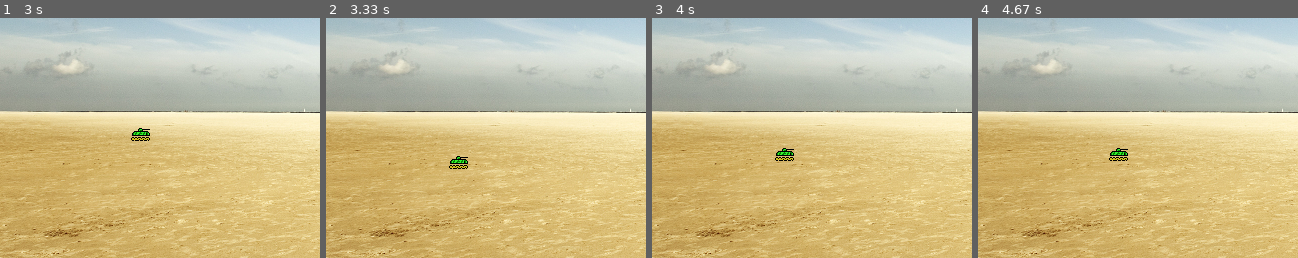
Above: before the commit, frames 1-4 (left to right).
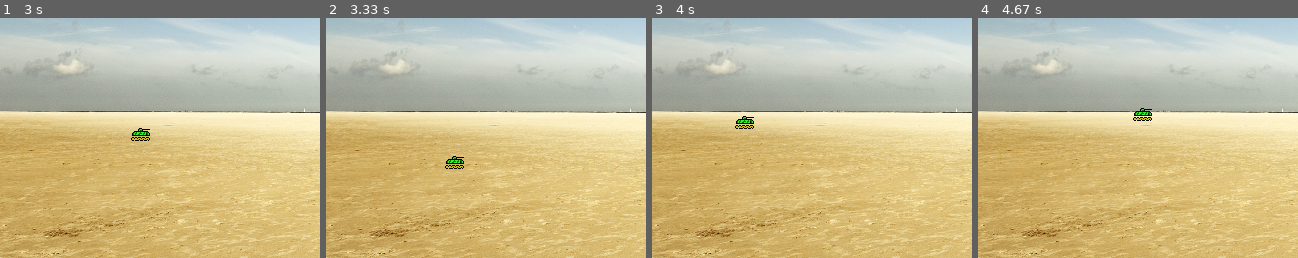
Above: after the commit, the same moments.

Repository: rodrigodub/Output
Game: pygame game, started from ProgramacaoDeJogos/Input04PJ04_c.py
Same seed, same stepped clock (60 frames per second), same inputs: the game is played once before the commit and once after it.
Inputs:
- Up to frame 1 (3 s): hold Space 0.33-0.8 s; hold Right 0.33-0.8 s; hold Up 1.33-1.8 s; hold Right 1.83-2.3 s; hold Left 2.33-2.87 s; hold Down from 2.9 s (still down)
- Up to frame 2 (3.33 s): release Down at 3.2 s; hold Left from 3.23 s (still down); tap Space at 3.3 s
- Up to frame 3 (4 s): tap Space at 3.6, 3.73 s; release Left at 3.63 s; hold Up from 3.67 s (still down)
- Up to frame 4 (4.67 s): release Up at 4.03 s; hold Right from 4.07 s (still down); tap Space at 4.13, 4.43 s
The pictures show only the part of the screen within x 12-62%, y 30-80%; the shares and areas given below are measured in that part.

Frame 1 is identical in both runs. In frame 2, 0.2% of the frame differs, in the area x 37-45%, y 57-63%; in frame 3, 0.4%, in the area x 25-45%, y 40-60%; in frame 4, 0.4%.

Commit message:
PJ4: option 2 of tank control - better
# v2.076
# 20171229

Diff:
--- a/ProgramacaoDeJogos/Input04PJ04_c.py
+++ b/ProgramacaoDeJogos/Input04PJ04_c.py
@@ -6,14 +6,15 @@
 # Usage:
 # > python3 Input04PJ04_c.py
 #
-# v2.075
-# 20171228
+# v2.076
+# 20171229
 #################################################
 __author__ = 'Rodrigo Nobrega'
 
 
 # import
 import os, sys, pygame
+from pygame.locals import *
 import random
 
 
@@ -83,17 +84,25 @@
             if event.type == pygame.QUIT:
                 sys.exit()
             # tank movement
-            if event.type == pygame.KEYDOWN:
-                if event.key == pygame.K_SPACE:
-                    vector = (0, 0)
-                if event.key == pygame.K_RIGHT:
-                    vector = (2, 0)
-                if event.key == pygame.K_LEFT:
-                    vector = (-2, 0)
-                if event.key == pygame.K_UP:
-                    vector = (0, -2)
-                if event.key == pygame.K_DOWN:
-                    vector = (0, 2)
+            keys = pygame.key.get_pressed()
+            if keys[K_SPACE]:
+                vector = (0, 0)
+            if keys[K_RIGHT]:
+                vector = (2, 0)
+            if keys[K_LEFT]:
+                vector = (-2, 0)
+            if keys[K_UP]:
+                vector = (0, -2)
+            if keys[K_DOWN]:
+                vector = (0, 2)
+            if keys[K_RIGHT] and keys[K_UP]:
+                vector = (2, -2)
+            if keys[K_LEFT] and keys[K_UP]:
+                vector = (-2, -2)
+            if keys[K_RIGHT] and keys[K_DOWN]:
+                vector = (2, 2)
+            if keys[K_LEFT] and keys[K_DOWN]:
+                vector = (-2, 2)
         # blit the background to erase the last tank position
         scr.area.blit(scr.image, tnk.pos, tnk.pos)
         # move tank
@@ -106,7 +115,7 @@
 
 # main routine
 def main():
-    print('\n ::: Input 04 - Campo Minado :::')
+    print('\n ::: Input 04 - Campo Minado :::\n')
     # start Pygame
     pygame.init()
     # start the display
